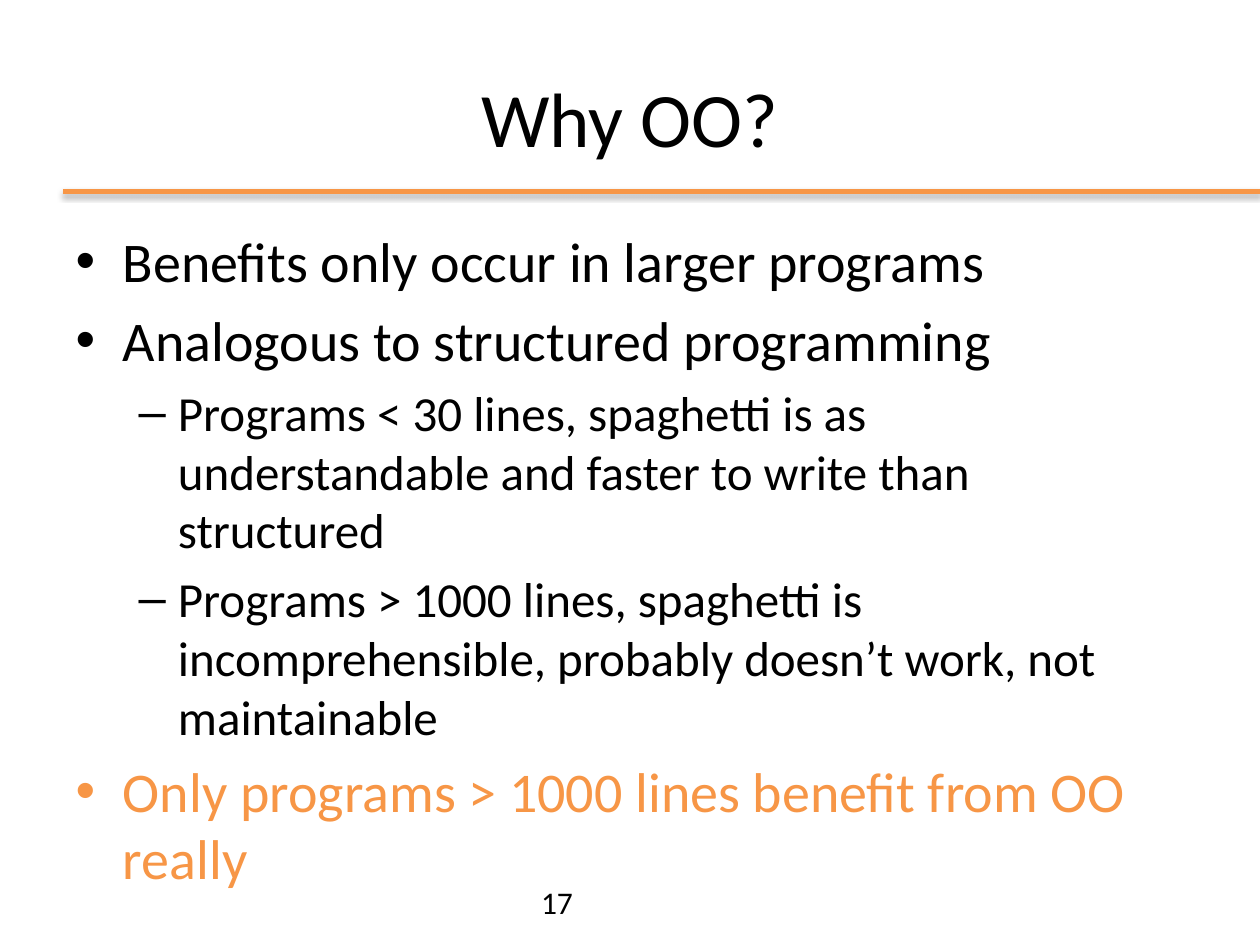
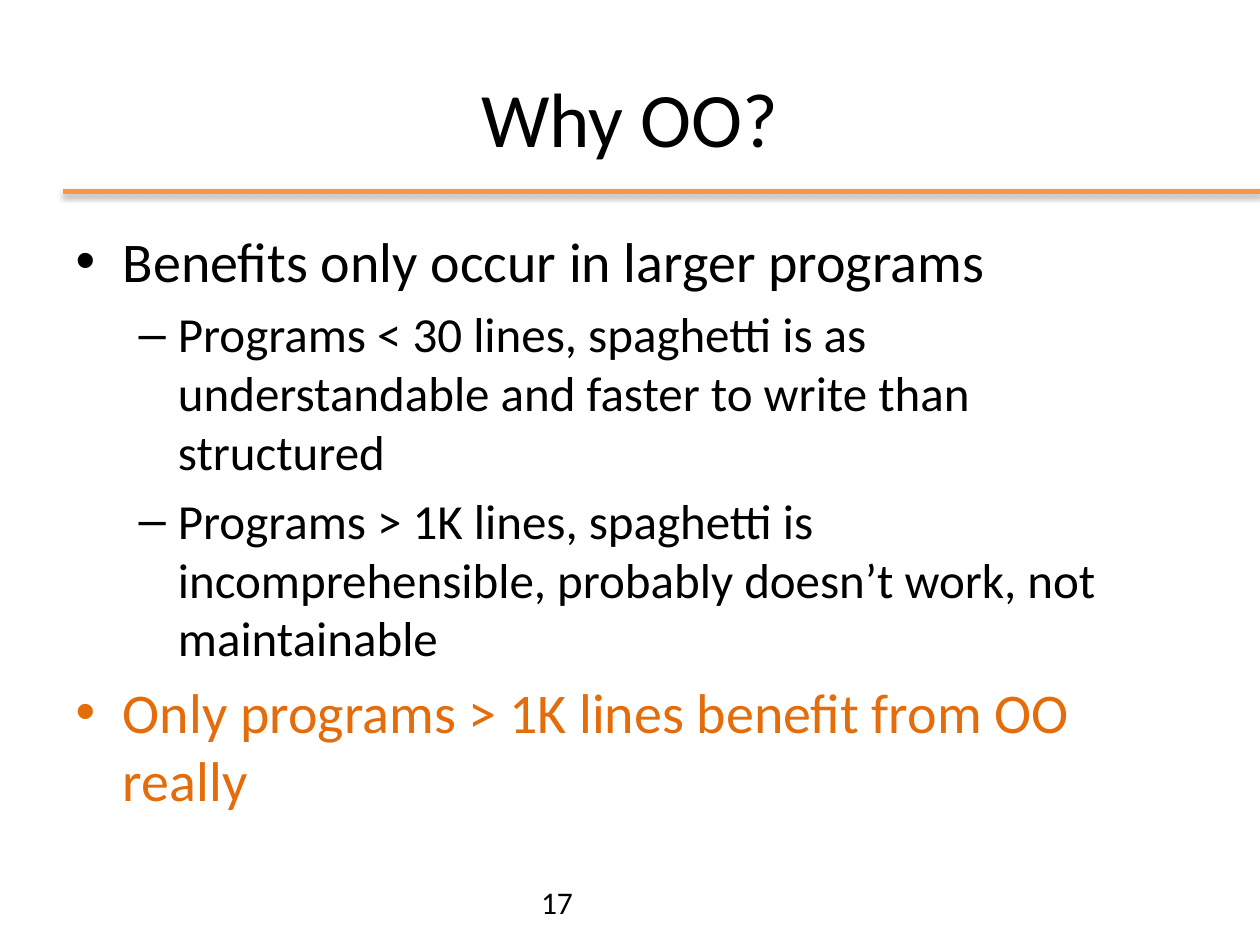
Before and after one commit to giordy97/Programmazione_Oggetti, a slide deck: slide 17 of slides/ppt/01_FromCtoJava.pptx. Drawn at 1260x945 pixels with LibreOffice and Linux fonts; fonts in the diff are those of the drawing; background and template pictures are left out. Boxes give left, top, right and bottom in pixels: in the first picture for what was removed or moved away, otherwise in the second. Text is boxed around its words. In the diff, an @@ line names an element or a change of style, - is before the commit and + after.

```diff
--- a/slides/ppt/01_FromCtoJava.pptx
+++ b/slides/ppt/01_FromCtoJava.pptx
@@ text at (123,322,990,371): paragraph removed @@
-• Analogous to structured programming
@@ text at (123,505,1095,810): text changed @@
-  – Programs > 1000 lines, spaghetti is incomprehensible, probably doesn’t work, not maintainable
-• Only programs > 1000 lines benefit from OO really
+  – Programs > 1K lines, spaghetti is incomprehensible, probably doesn’t work, not maintainable
+• Only programs > 1K lines benefit from OO really
```
Also in this commit, not shown: 26 other slides changed, 2 slides added, 4 other files.
